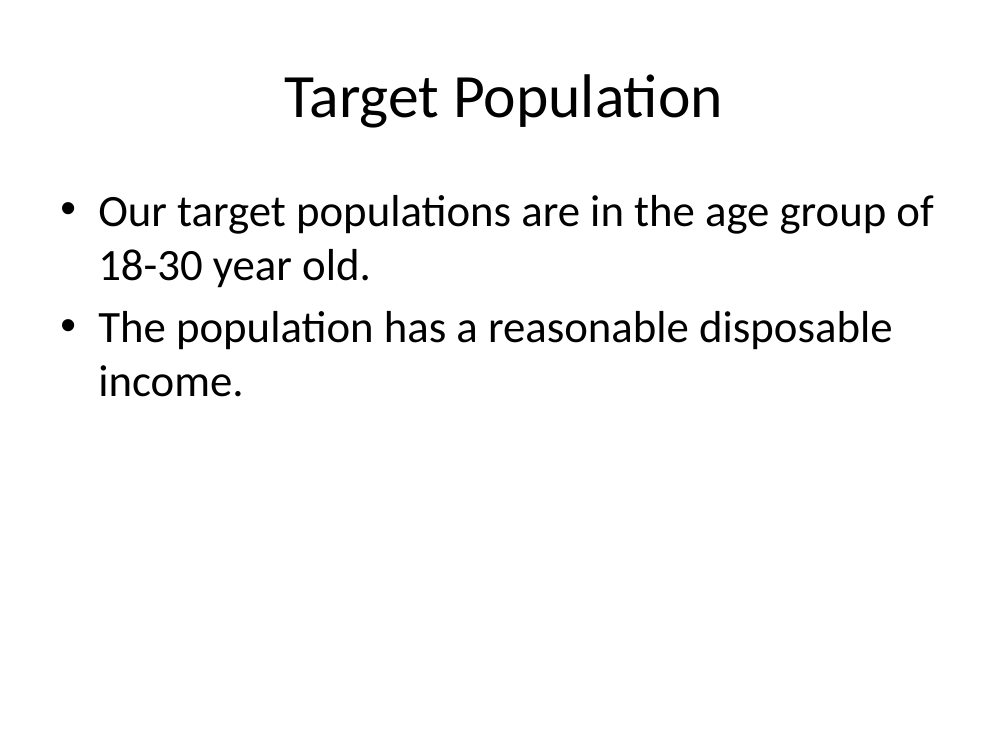
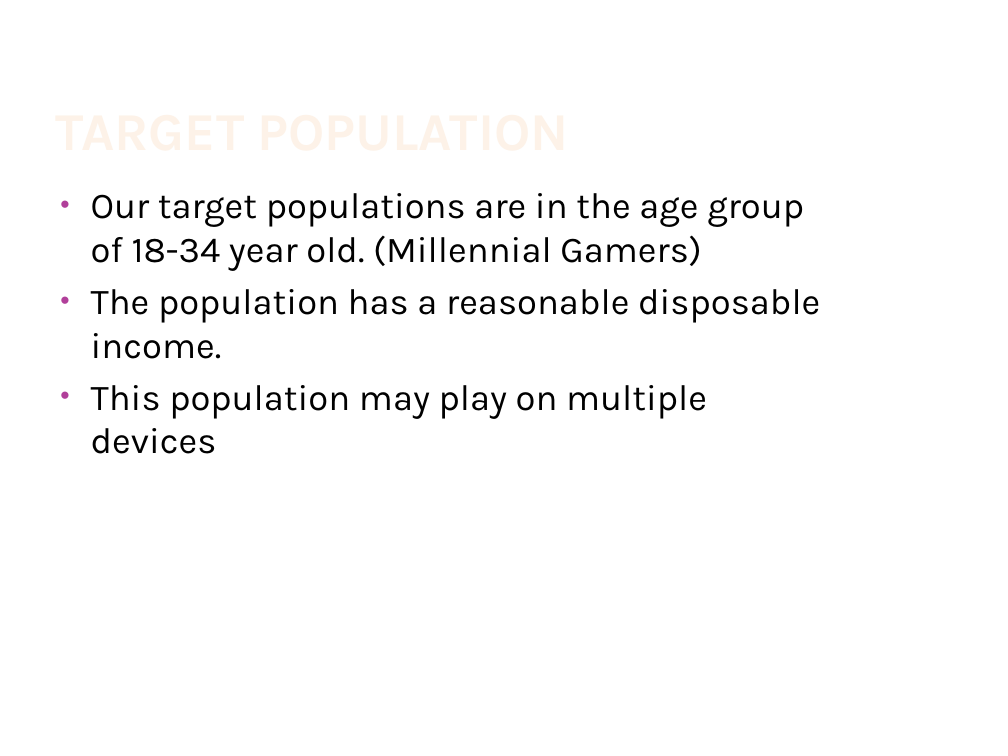
Before and after one commit to JamieShamilian/gamer, a slide deck: slide 5 of doc/GamerSelect.pptx. Drawn at 1008x756 pixels with LibreOffice and Linux fonts; fonts in the diff are those of the drawing; background and template pictures are left out. Boxes give left, top, right and bottom in pixels: in the first picture for what was removed or moved away, otherwise in the second. Text is boxed around its words. In the diff, an @@ line names an element or a change of style, - is before the commit and + after.

```diff
--- a/doc/GamerSelect.pptx
+++ b/doc/GamerSelect.pptx
@@ title "TARGET POPULATION" at [158,195,339,323]: vertical alignment middle to bottom @@
@@ text at [91,193,804,271]: text changed; size 32 to 26 pt; font Calibri to Karla @@
-• Our target populations are in the age group of 18-30 year old.
+• Our target populations are in the age group of 18-34 year old. (Millennial Gamers)
@@ title at [158,195,339,323]: text changed; size 44 to 38 pt; font Calibri to Karla; text colour #000000 to gradient #FEF7F1 to #FEF3E8 to #FBCF9C to #F9B94C; bold on @@
-Target Population
+TARGET POPULATION
@@ text at [91,289,820,359]: size 32 to 26 pt, font Calibri to Karla in "The population has a reasonable disposable income."; indent changed @@
@@ text at [91,385,707,454]: paragraph added @@
+• This population may play on multiple devices
```
Also in this commit, not shown: 17 other slides changed, 3 slides added.
